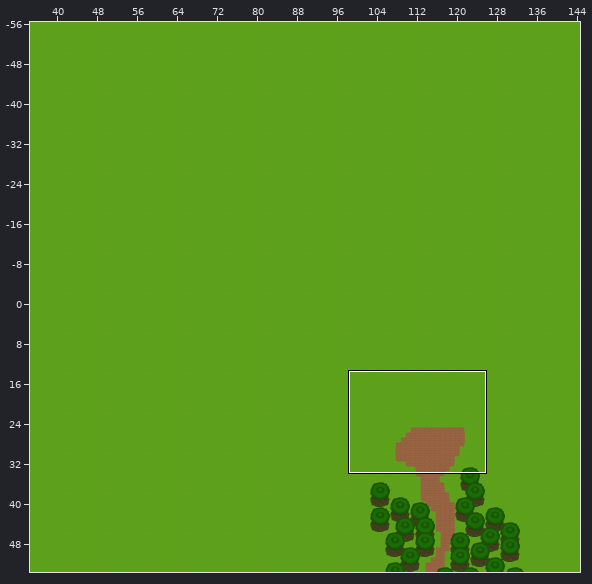
A Tiled map gets an edit: game/assets/area1.tmx. The picture above shows the old version from afar; the outline marks the close-up.
Close-up. Before the edit:
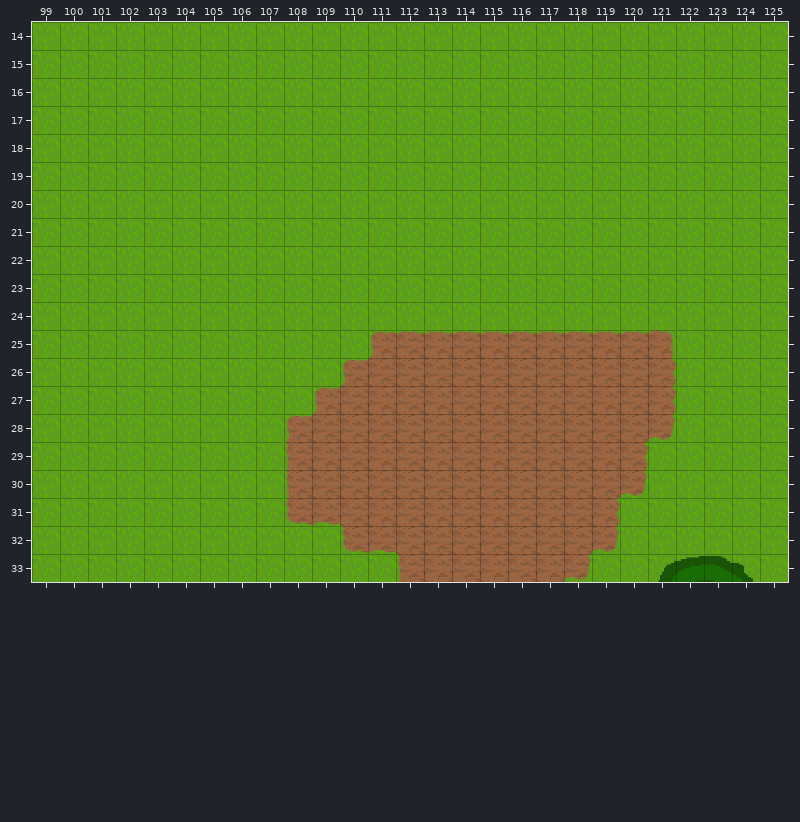
Cells are 32x32 px. Shown: x 99..125, y 14..33. The commit also changed other parts of the map, which this record leaves out. The old version is drawn lined up with the new one.
Now the later version:
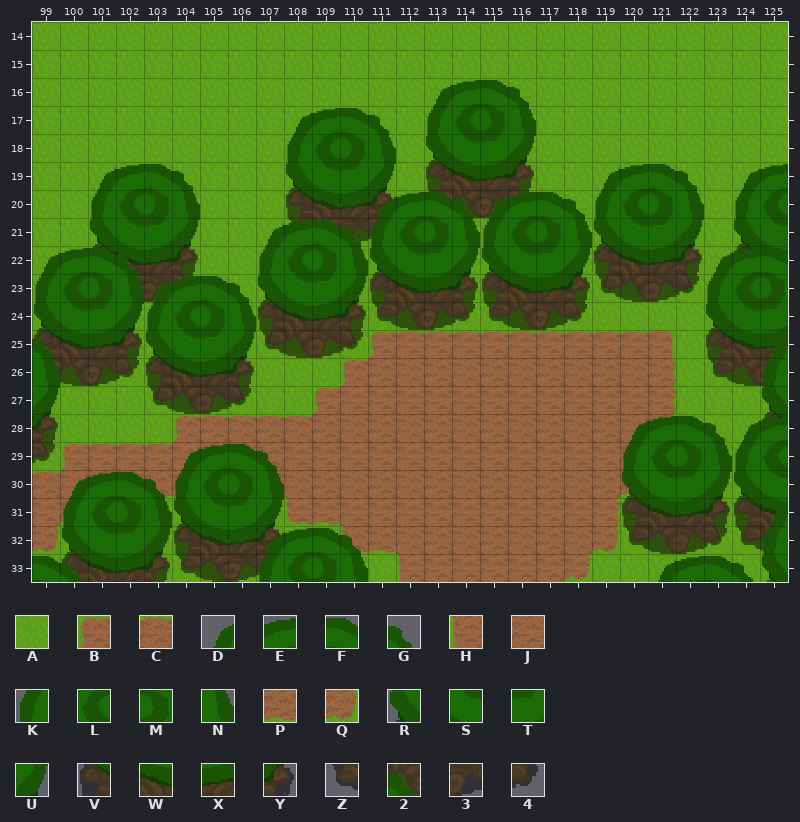
Key: from "tileset32": A 0, B 1, C 2, D 6, E 7, F 8, G 9, H 11, J 12, K 16, L 17, M 18, N 19, P 22, Q 23, R 26, S 27, T 28, U 29, V 36, W 37, X 38, Y 39, Z 46, 2 47, 3 48, 4 49.
_ is an empty cell, # one hidden under a higher layer.
Tiles replaced or removed in this view: A, B, H.
See-through tiles are keyed as they look on the map.
What changed:
Changed rows in their new state; . is an unchanged cell.
map size 200x200 -> 150x100 cells (old content now starts at 0,-100; both pictures use the new coordinates)
Layer "background":
first column x 99:
28 .....BCCCC
29 .BCCCJJJJJ
30 CJPPPP##PJ
31 JQ........
32 Q.........
Layer "world_bottom":
first column x 99:
19 ..............VWXY.........
20 .........VWXY.Z234.........
21 .........Z234..............
22 ..VWXY..............VWXY.VW
23 ...234......VWXYVWXYZ234...
24 ........VWXYZ234Z234.......
25 VWXY....Z234............VWX
26 Z234VWXY................Z23
27 ....Z234...................
28 Y.........................V
29 4..........................
31 .....................VWXYVW
32 .....VWXY............Z234Z2
33 .VWXYZ234..................
Layer "world":
first column x 99:
16 ..............DEFG.........
17 .........DEFG.KLMN.........
18 .........KLMN.RSTU.........
19 ..DEFG...RSTU.......DEFG.DE
20 ..KLMN......DEFGDEFGKLMN.KL
21 ..RSTU..DEFGKLMNKLMNRSTU.RS
22 DEFG....KLMNRSTURSTU....DEF
23 KLMNDEFGRSTU............KLM
24 RSTUKLMN................RST
25 G...RSTU..................D
26 N.........................K
27 U.........................R
28 .....................DEFGDE
29 .....DEFG............KLMNKL
30 .DEFGKLMN............RSTURS
31 .KLMNRSTU.................D
32 .RSTU...DEFG..............K
33 FG......KLMN..............R
